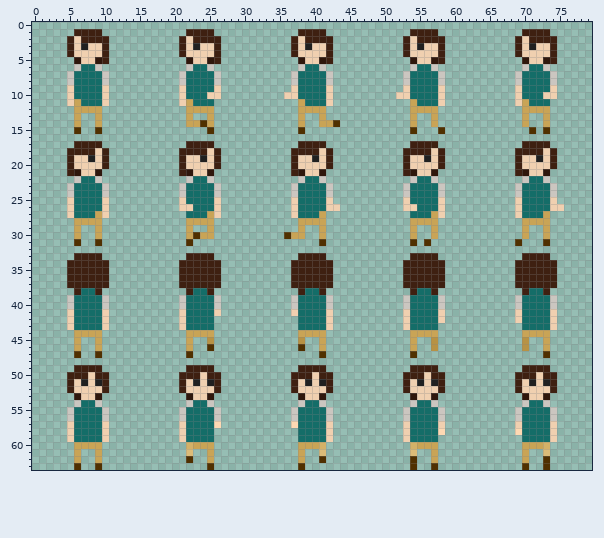
Sprite sheet -- Copernican-Sky/Assets/Sprite/Characters/MiscNPC_Sheet.png. That is the earlier state.
The file is 80x64 pixels.
After the commit:
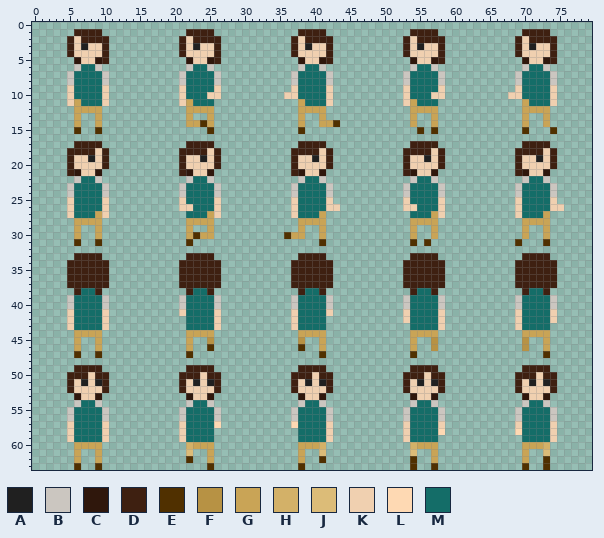
Palette (. is transparent): A #202020  B #cbc6c0  C #2f170c  D #3e2011  E #503000  F #b79244  G #c9a456  H #d3b168  J #dcbc78  K #f0d0b0  L #fed9b3  M #146d68
Diff:
y 10: x 52 K -> .; x 57 M -> K; x 68 . -> K; x 73 K -> M
y 11: x 53 . -> K; x 58 K -> .; x 69 K -> .; x 74 . -> K
y 15: x 54..55 E. -> .E; x 57..58 .E -> E.; x 70..71 .E -> E.; x 73..74 E. -> .E
y 42: x 21 K -> .; x 26 . -> K; x 37 . -> K; x 42 K -> .
y 43: x 21 K -> .; x 26 . -> K; x 37 . -> K; x 42 K -> .; x 53 K -> .; x 58 . -> K; x 69 . -> K; x 74 K -> .
